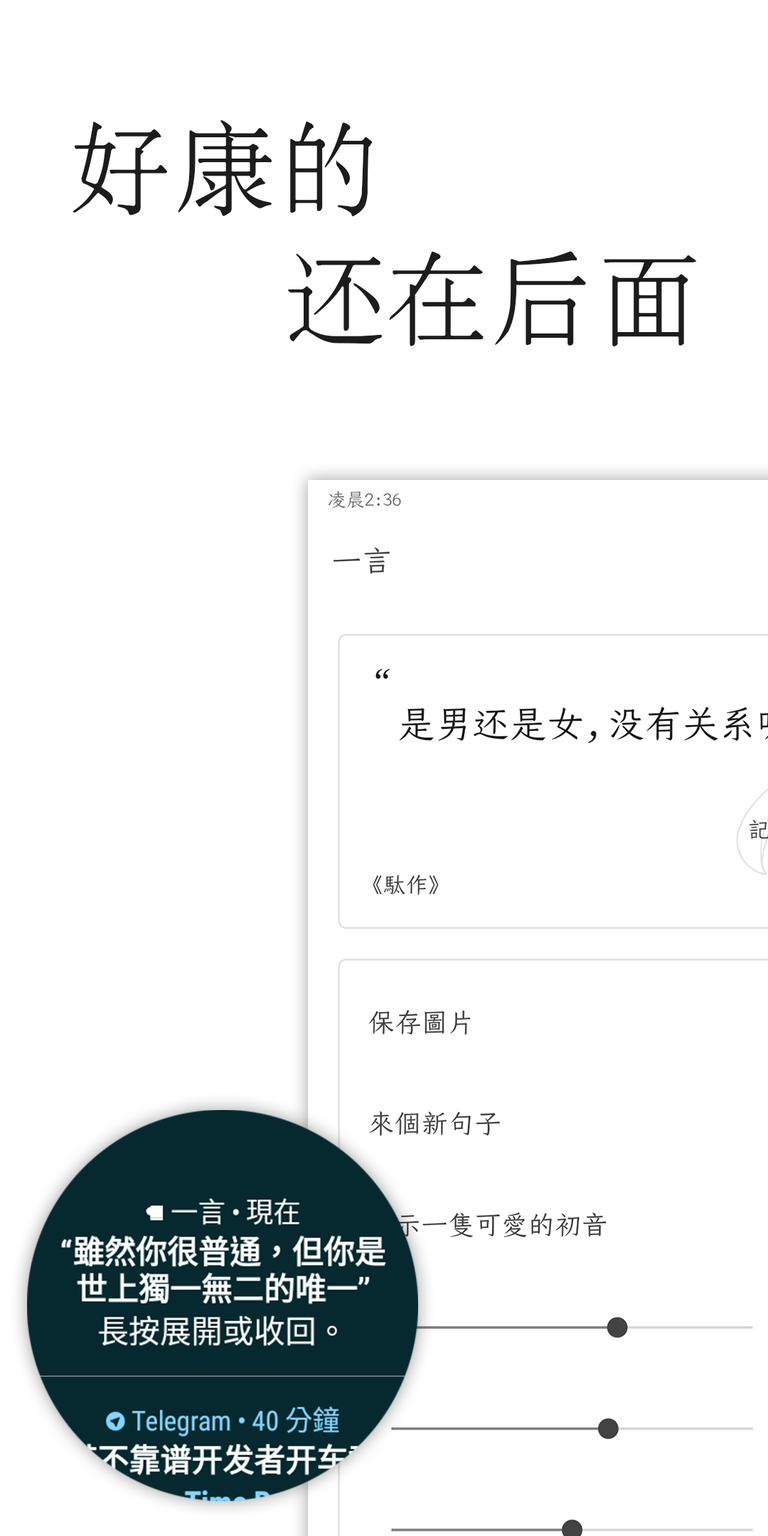
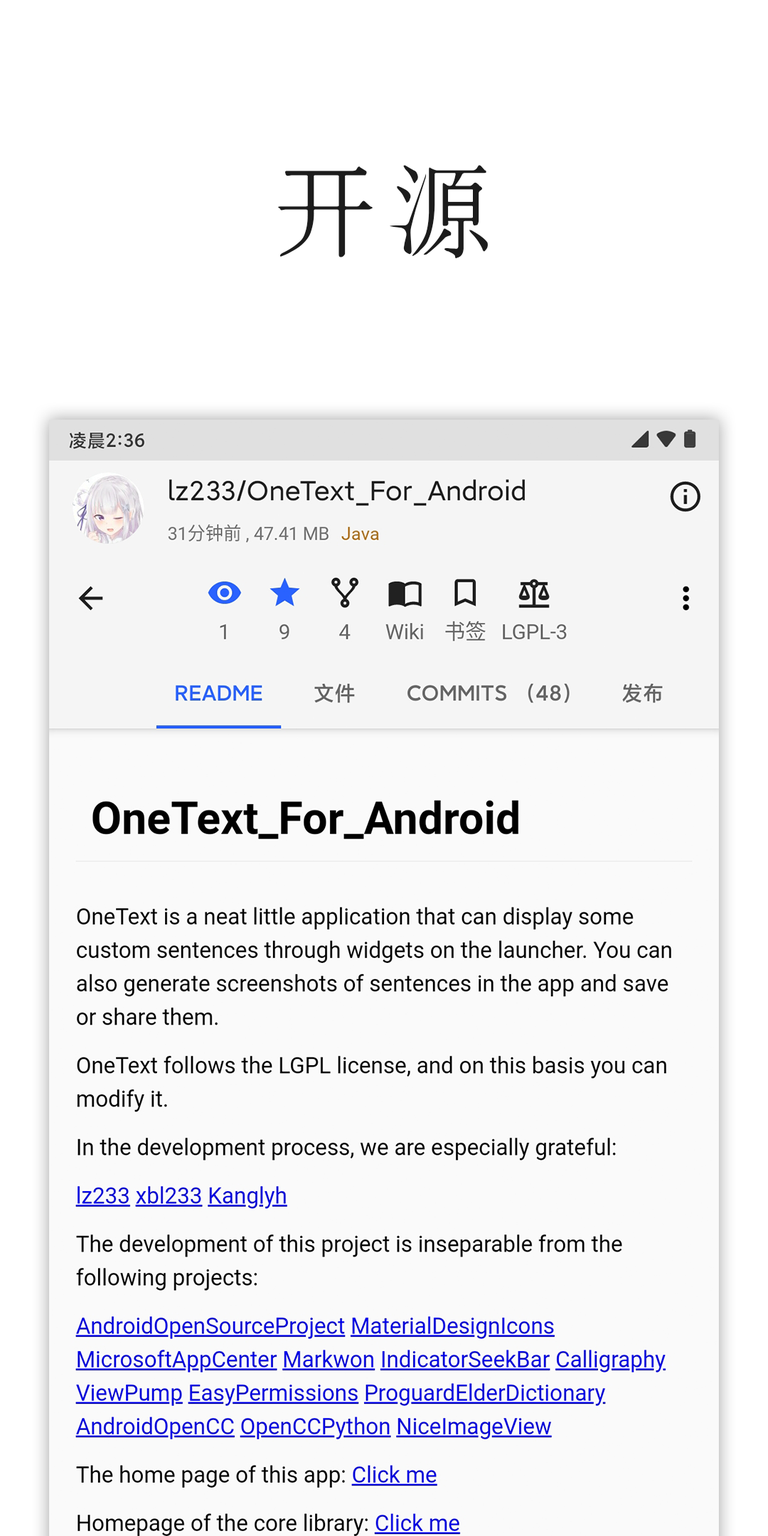
Two versions of the same layered image (768x1536). Layer-by-layer changes:
removed layer "wear" over [27, 1109, 419, 1502]
removed layer "还在后面" over [287, 251, 697, 347]
removed layer "好康的" over [72, 120, 373, 217]
added layer "开源" above "Screenshot_2020-02-03-23-24-09-366_com.fastaccess" over [278, 164, 488, 259]
renamed "Screenshot_2019-08-23-16-50-45-906_com.lz233.onet" to "Screenshot_2020-02-03-23-24-09-366_com.fastaccess", painted on it over [49, 419, 768, 1536]
